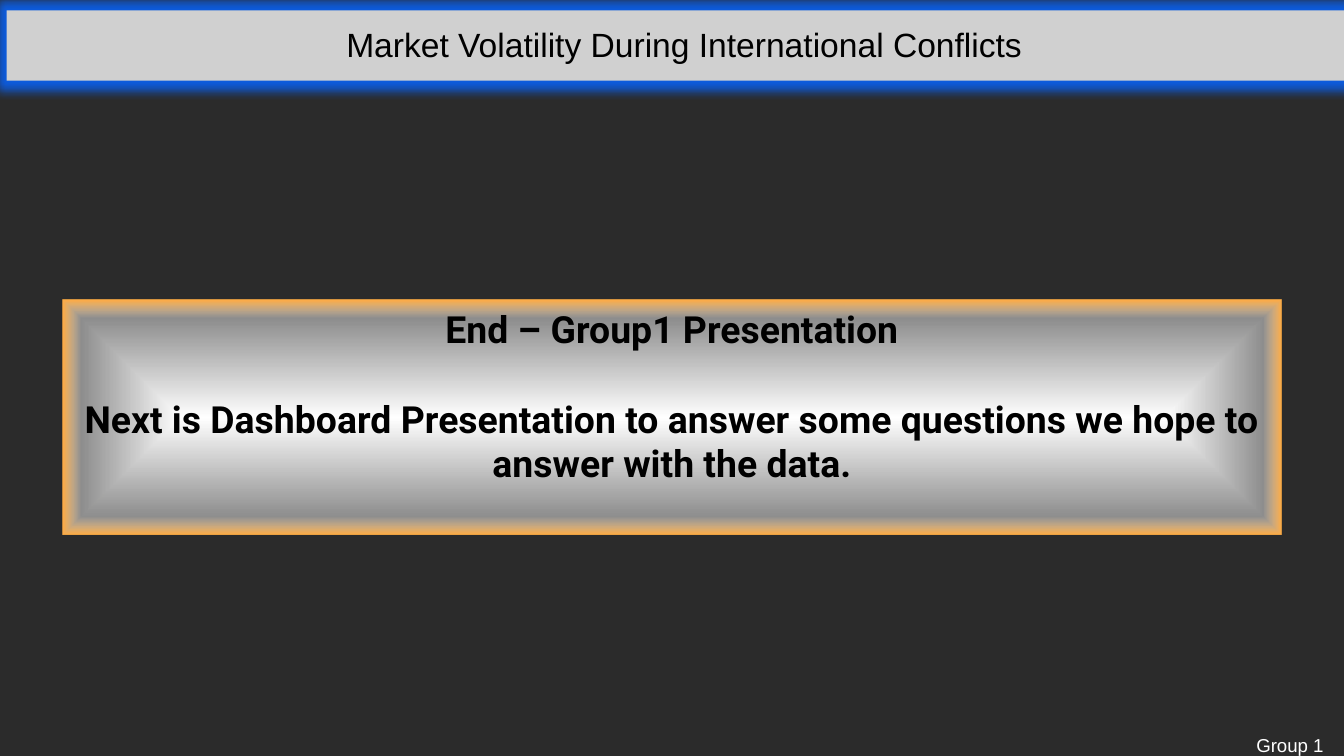
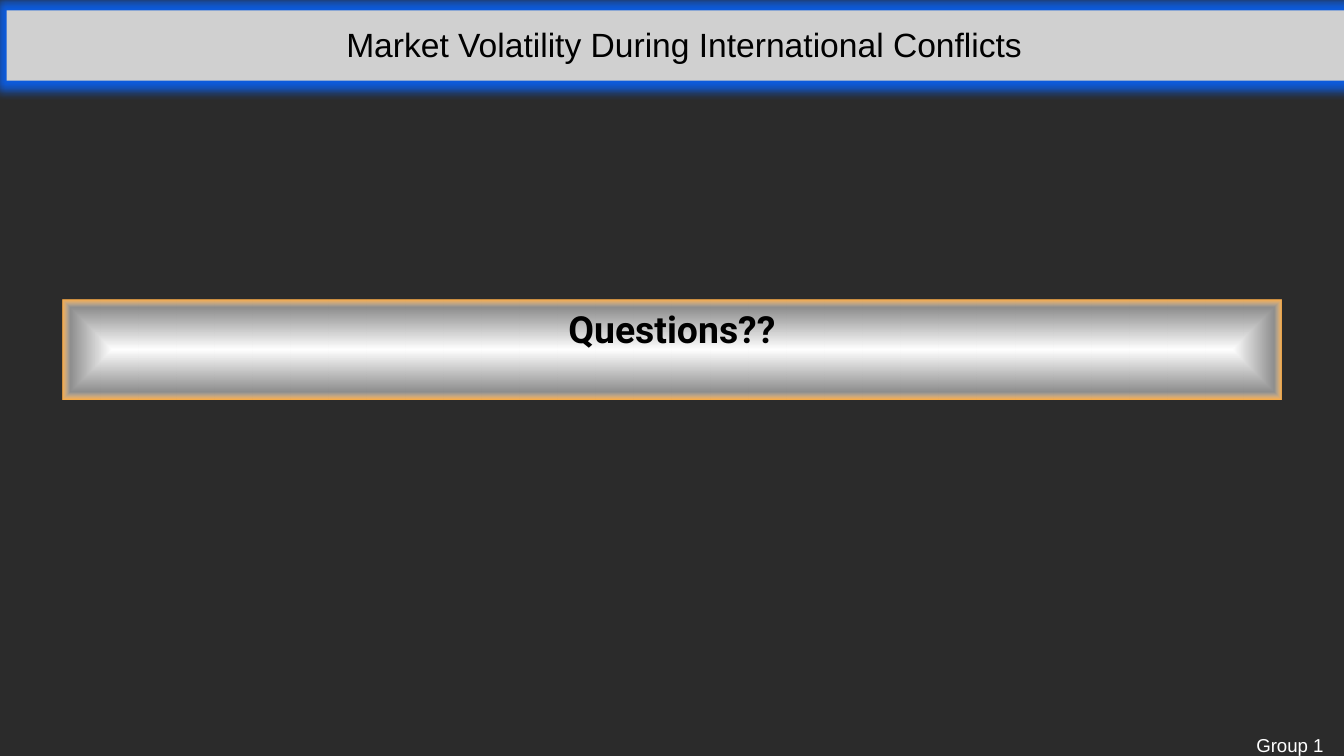
Before and after one commit to THeath15/Team1--Project, a slide deck: slide 14 of Group1 presentation revised 3.pptx. Drawn at 1344x756 pixels with LibreOffice and Linux fonts; fonts in the diff are those of the drawing; grey boxes stand for pictures; background and template pictures are left out; a plain dark background stands for a picture behind light text. Boxes give left, top, right and bottom in pixels: in the first picture for what was removed or moved away, otherwise in the second. Text is boxed around its words. In the diff, an @@ line names an element or a change of style, - is before the commit and + after.

```diff
--- a/Group1 presentation revised 3.pptx
+++ b/Group1 presentation revised 3.pptx
@@ rectangle "Questions??" resized from (x1=63, y1=300, x2=1281, y2=535) to (x1=63, y1=300, x2=1281, y2=399) @@
@@ text in rectangle at (x1=568, y1=315, x2=775, y2=352): text changed @@
-End – Group1 Presentation
-Next is Dashboard Presentation to answer some questions we hope to answer with the data.
+Questions??
```
Also in this commit, not shown: 7 other slides changed.
